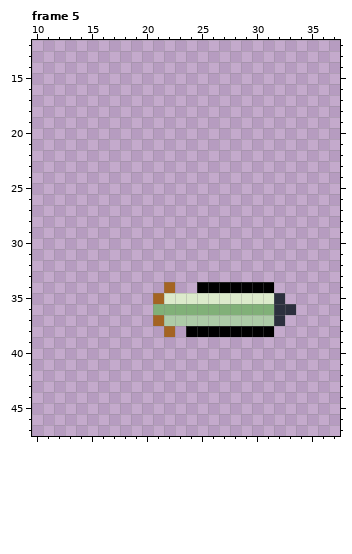
File history of a pixel-art file, Aseprite/AttackSideways.aseprite. The picture above was drawn from the file before the commit.
48x48 pixels, 5 frames. Shown: frame 5: x 10..37, y 12..47. The commit also changed other frames, which this record leaves out.
And afterwards:
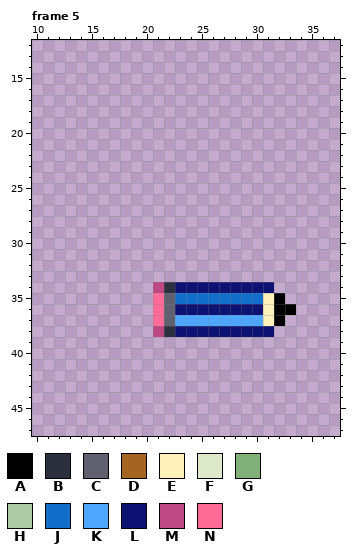
Palette (. is transparent): A #000000  B #2c303e  C #606070  D #a46422  E #fff1bb  F #dceacb  G #81b078  H #adcba7  J #126eca  K #4da6ff  L #0d1272  M #bd4882  N #ff6b97
From old to new:
Changed rows in their new state; - is an unchanged pixel.
Frame 5, layer "Layer 7":
first column x 21:
34 MBLLLLLLLLL--
35 NCJJJJJJJJEA-
36 NCLLLLLLLLEAA
37 NCKKKKKKKKEA-
38 MBLLLLLLLLL--
